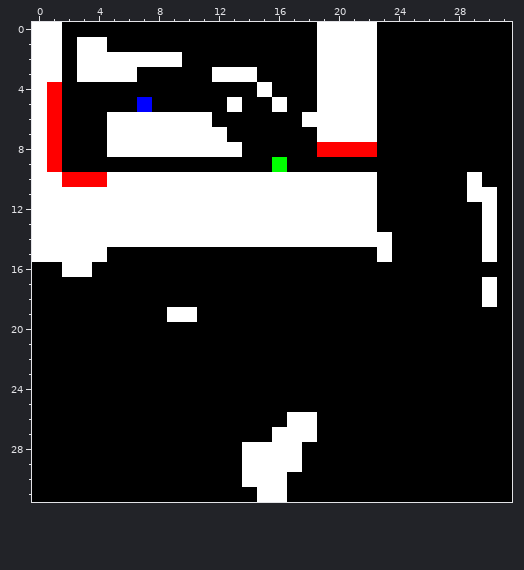
Pixel-art sprite: maps/testMap.png. The first picture shows the starting point.
The file is 32x32 pixels.
And afterwards:
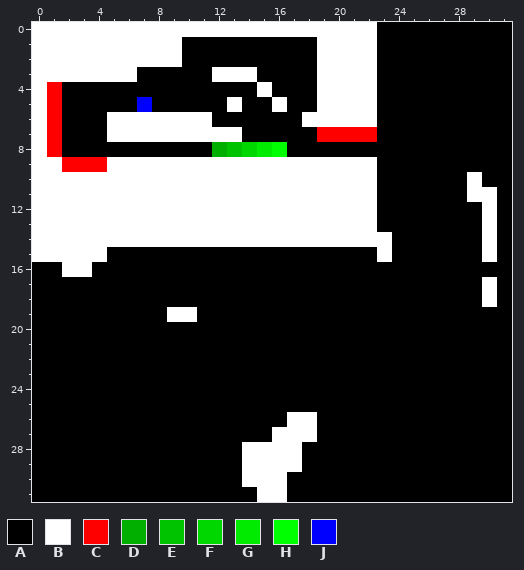
Palette (. is transparent): A #000000  B #ffffff  C #ff0000  D #00af00  E #00c300  F #00d700  G #00eb00  H #00ff00  J #0000ff
What changed:
{"y":0,"x":2,"old":"AAAAAAAAAAAAAAAAA","new":"BBBBBBBBBBBBBBBBB"}
{"y":1,"x":2,"old":"A","new":"B"}
{"y":1,"x":5,"old":"AAAAA","new":"BBBBB"}
{"y":2,"x":2,"old":"A","new":"B"}
{"y":3,"x":2,"old":"A","new":"B"}
{"y":7,"x":13,"old":"A","new":"B"}
{"y":7,"x":19,"old":"BBBB","new":"CCCC"}
{"y":8,"x":5,"old":"BBBBBBBBBAAA","new":"AAAAAAADEFGH"}
{"y":8,"x":19,"old":"CCCC","new":"AAAA"}
{"y":9,"x":1,"old":"CAAAAAAAAAAAAAAHAAAAAA","new":"BCCCBBBBBBBBBBBBBBBBBB"}
{"y":10,"x":2,"old":"CCC","new":"BBB"}
